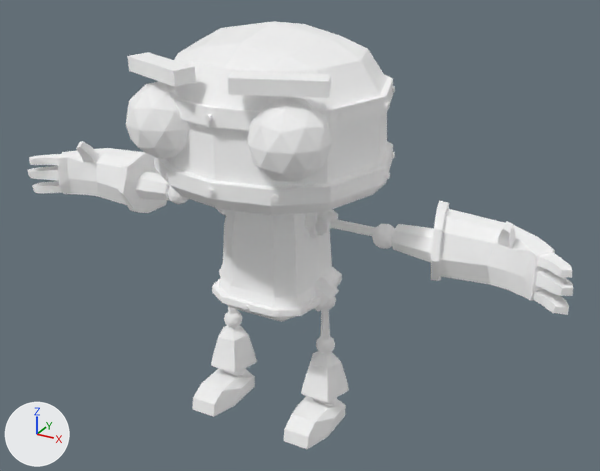
The glTF model Assets/robot/Robot.glb: old version first, new version second.
The view is the same before and after, from a 50 mm lens placed at (4.35, -7.37, 5.91), pointed at (0.26, 0.07, 2.18). Arrows for +X, +Y and +Z are at lower left; the lights stay in place. Where no turn or scale is listed for an object, it has been applied to the vertices. Vertices at the same position are counted once.

The scene before the commit, as lines of its bpy script (objects in view):
```python
ob_arm_l = bpy.data.objects.new('Arm.L', me_cylinder_010)
ob_arm_l.location = (0.0, 0.01, 2.37)
ob_foot_l = bpy.data.objects.new('Foot.L', me_cylinder_014)
ob_foot_l.location = (0.62, -0.19, 0.4)
ob_hand_l = bpy.data.objects.new('Hand.L', me_cylinder_022)
ob_hand_l.location = (0.0, 0.0, 0.0)
ob_hand_r = bpy.data.objects.new('Hand.R', me_cylinder_015)
ob_hand_r.location = (0.0, 0.0, 0.0)
ob_head = bpy.data.objects.new('Head', me_cylinder)
ob_head.location = (0.0, -0.04, 3.69)
ob_leg_l = bpy.data.objects.new('Leg.L', me_cylinder_011)
ob_leg_l.location = (0.62, 0.01, 1.21)
ob_lowerleg_l = bpy.data.objects.new('LowerLeg.L', me_cylinder_012)
ob_lowerleg_l.location = (0.62, -0.19, 0.4)
ob_lowerleg_r = bpy.data.objects.new('LowerLeg.R', me_cylinder_018)
ob_lowerleg_r.location = (-0.64, -0.19, 0.4)
ob_torso = bpy.data.objects.new('Torso', me_cube_001)
ob_torso.location = (0.0, 0.02, 2.24)
# also in view: 'Foot.R' at (-0.64, -0.22, 0.1)
```
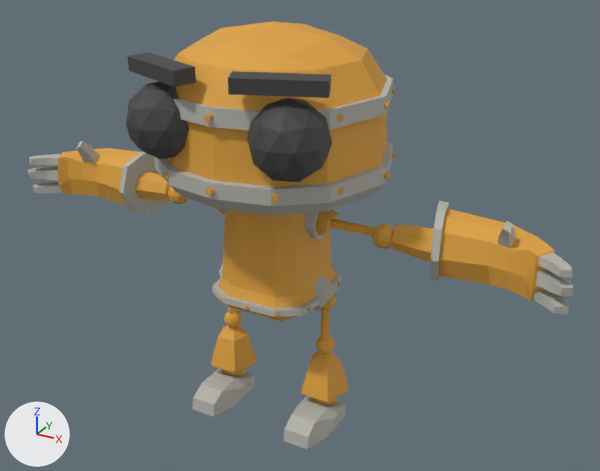
Where the change shows, as pixel boxes [x1, y1, x2, y2] in the pictures (600 x 471 px):
'Head', recoloured, surface changed
    both: [126, 21, 395, 215]
'Torso', recoloured, surface changed, shading changed
    both: [212, 210, 342, 322]
'Hand.L', recoloured, surface changed (white to orange)
    both: [391, 200, 573, 315]
'Hand.R', recoloured, surface changed
    both: [28, 141, 171, 213]
'Foot.L', recoloured, surface changed (white to grey)
    both: [284, 396, 346, 449]
'Foot.R', recoloured, surface changed (white to grey)
    both: [193, 368, 255, 417]
'LowerLeg.L', recoloured, surface changed, shading changed (white to orange)
    both: [301, 351, 349, 405]
'LowerLeg.R', recoloured, surface changed, shading changed (white to orange)
    both: [211, 325, 257, 376]
'Arm.L', recoloured, surface changed
    both: [330, 219, 395, 249]
'Leg.L', recoloured, surface changed, shading changed
    both: [316, 309, 335, 354]
'Shoulder.L', recoloured, surface changed
    both: [315, 209, 338, 236]
'Leg.R', recoloured, surface changed (white to orange)
    both: [224, 306, 242, 328]
'Arm.R', recoloured, surface changed (white to orange)
    both: [168, 186, 188, 204]
'Shoulder.R', recoloured, surface changed
    both: [216, 208, 225, 215]
part 1 of me_cylinder_012, shading changed
    both: [310, 356, 327, 369]
part 2 of me_cylinder_011, shading changed
    both: [322, 340, 335, 353]
part 3 of me_cylinder_018, shading changed
    both: [218, 330, 234, 341]
part 4 of me_cylinder_018, shading changed
    both: [230, 325, 247, 334]
part 5 of me_cube_001, shading changed
    both: [250, 267, 341, 310]
part 6 of me_cube_001, shading changed
    both: [214, 224, 338, 314]

What the commit changed:
In material 'Main' (mat_main), metallic goes from 1.0 to 0.0.
Material 'Main' (mat_main) changes colour from white #ffffff to orange #dfa33e; in linear values from (1.0, 1.0, 1.0) to (0.738, 0.364, 0.0479).
In material 'Main' (mat_main), roughness goes from 1.0 to 0.69.
In material 'Grey' (mat_grey), metallic goes from 1.0 to 0.0.
Material 'Grey' (mat_grey) changes colour from white #ffffff to grey #b6b5ad; in linear values from (1.0, 1.0, 1.0) to (0.467, 0.464, 0.419).
In material 'Grey' (mat_grey), roughness goes from 1.0 to 0.69.
In material 'Black' (mat_black), metallic goes from 1.0 to 0.0.
Material 'Black' (mat_black) changes colour from white #ffffff to black #444444; in linear values from (1.0, 1.0, 1.0) to (0.0578, 0.0578, 0.0578).
In material 'Black' (mat_black), roughness goes from 1.0 to 0.69.
me_cylinder_012 has 77 vertices, 146 faces and spans x -0.285..0.282, y -0.057..0.482, z -0.342..0.418.
me_cylinder_012 is used by ob_lowerleg_l; location (0.62, -0.19, 0.4).
me_cylinder_012 part 1: 1 of the faces centred in x -0.02, y 0.067, z 0.343 are now shaded smooth.
me_cylinder_011 has 51 vertices, 98 faces and spans x -0.113..0.112, y -0.097..0.117, z -0.408..0.262.
me_cylinder_011 is used by ob_leg_l; location (0.62, 0.01, 1.21).
me_cylinder_011 part 2: 7 of the faces centred in x 0.03..0.099, y -0.086..0.094, z -0.336..-0.229 are now shaded smooth.
me_cylinder_018 has 77 vertices, 146 faces and spans x -0.285..0.282, y -0.059..0.482, z -0.342..0.418.
me_cylinder_018 is used by ob_lowerleg_r; location (-0.64, -0.19, 0.4).
me_cylinder_018 part 3: 1 of the faces centred in x -0.018, y 0.067, z 0.343 are now shaded smooth.
me_cylinder_018 part 4: 7 of the faces centred in x -0.093..0.111, y 0.149..0.307, z 0.343..0.409 are now shaded flat.
me_cube_001 has 497 vertices, 870 faces and spans x -0.76..0.76, y -0.69..0.68, z -0.9..0.7.
me_cube_001 is used by ob_torso; location (0.0, 0.02, 2.24).
me_cube_001 part 5: 31 of the faces centred in x 0.1..0.71, y -0.58..0.53, z -0.88..-0.58 are now shaded smooth.
me_cube_001 part 6: 46 of the faces centred in x -0.7..0.73, y -0.67..0.66, z -0.85..0.51 are now shaded flat.
